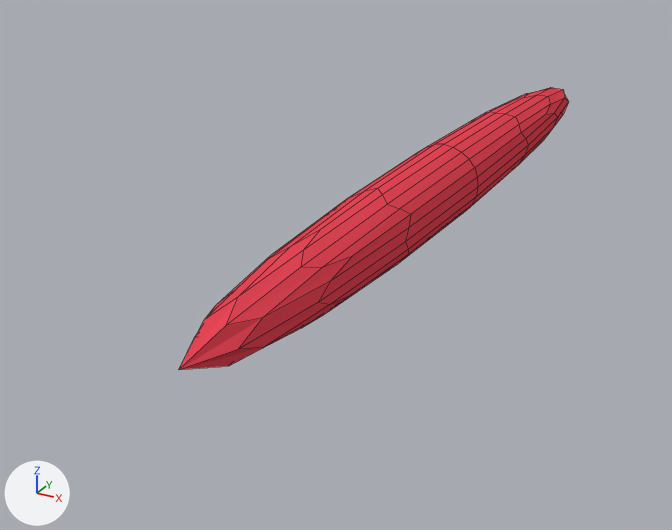
Renders of the Blender file art/laser.blend from each side of a commit.
Camera for both pictures: a 50 mm camera at (0.341, -0.844, 0.303) aimed at (-0.078, -0.082, -0.078). Lighting does not change. The marker at lower left points along +X, +Y and +Z. Mesh edges are drawn as thin lines.
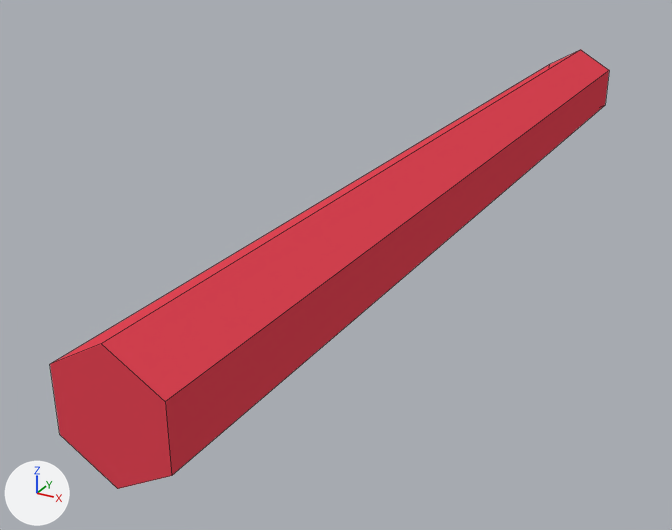
Changed parts and their boxes [x1, y1, x2, y2] in the pictures (672 x 530 px):
'Cylinder', modifiers changed (43% wider, 55% taller): before [179, 87, 569, 370]; after [50, 50, 609, 489]

What changed in the scene script:
```text
Change ob_cylinder:
    remove _m = ob_cylinder.modifiers.new('Subsurf', 'SUBSURF')
```
